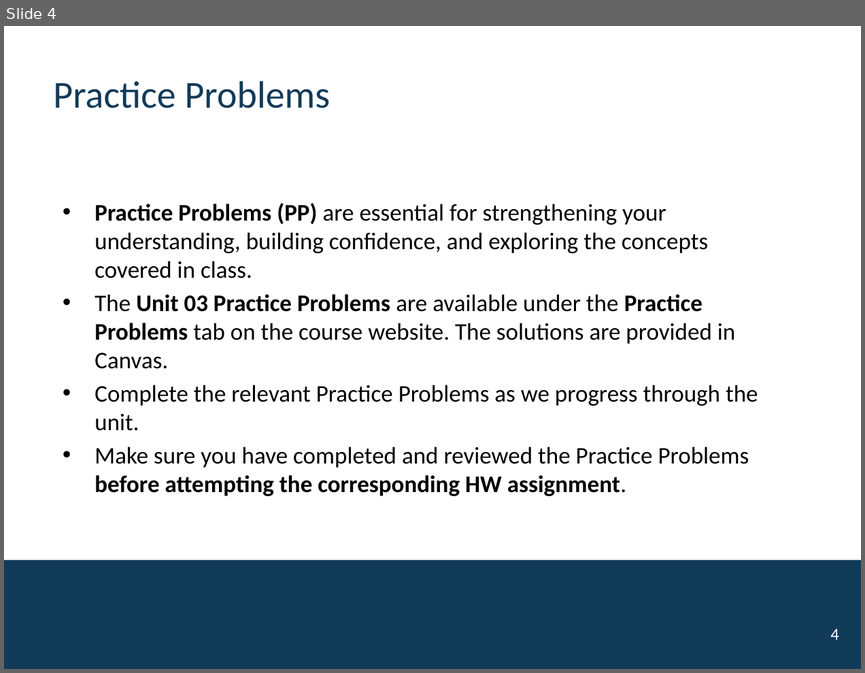
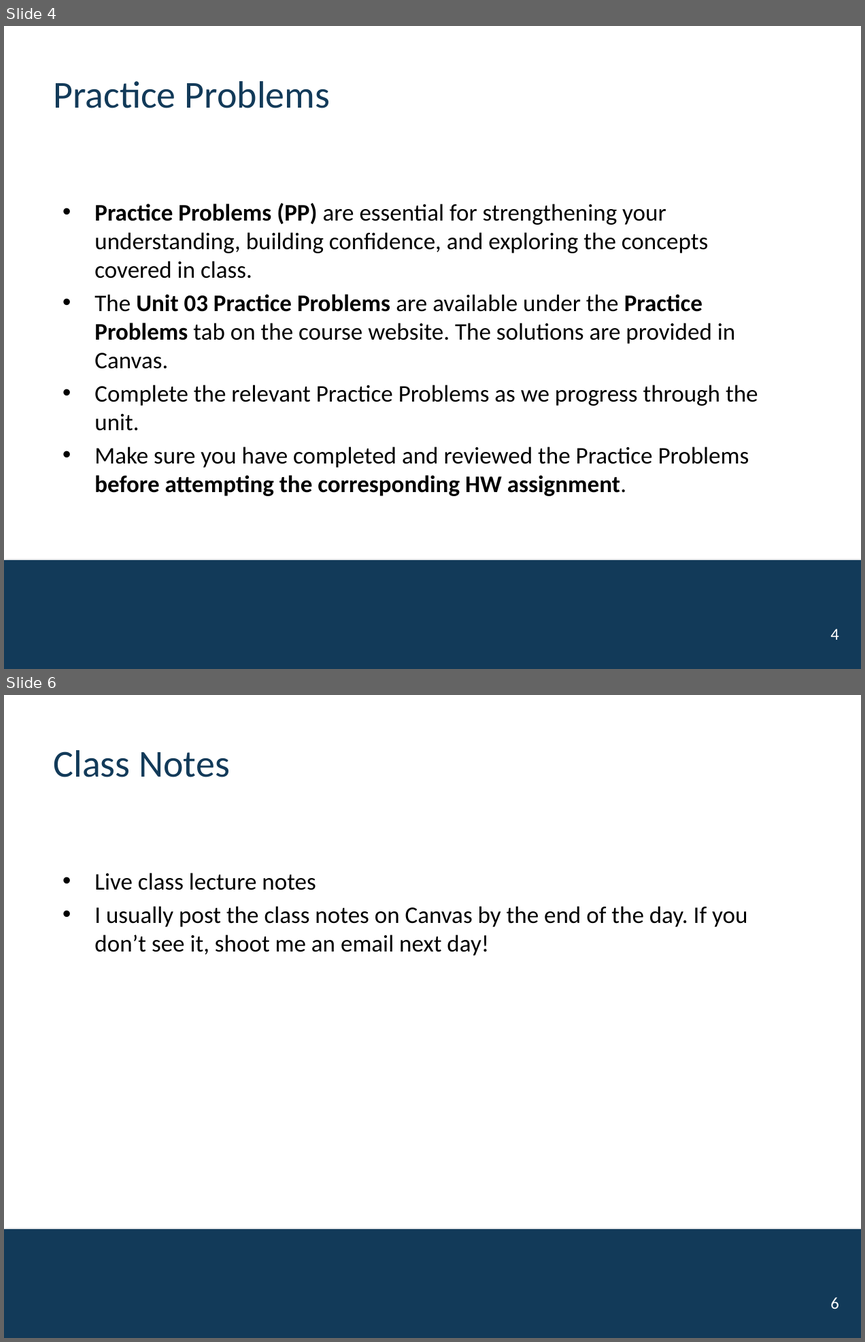
Before and after one commit to mutasim221B/CWRU-STAT-312-Fall-26, a slide deck: docs/activities/Unit-03-Probability.pptx. Shown one above the other, each under a label of ours: slide 4 before the commit, slides 4 and 6 after it; the slides between them are not shown. The pictures are 865x673 and 865x1342 pixels, drawn with LibreOffice and Linux fonts; fonts in the diff are those of the drawing; background and template pictures are left out. Boxes give left, top, right and bottom in pixels: in the first picture for what was removed or moved away, otherwise in the second. Text is boxed around its words. In the diff, an @@ line names an element or a change of style, - is before the commit and + after.

```diff
--- a/docs/activities/Unit-03-Probability.pptx
+++ b/docs/activities/Unit-03-Probability.pptx
@@ slide 6 added at <box>4,695,861,1338</box>, background #FFFFFF; not listed: 1 template element that a slide beside it also shows @@
@@ title added at <box>53,750,230,777</box>, 32 pt, text #123A59 @@
+Class Notes
@@ text added at <box>94,872,747,955</box>, 20 pt, text #000000 @@
+• Live class lecture notes
+• I usually post the class notes on Canvas by the end of the day. If you don’t see it, shoot me an email next day!
@@ page number added at <box>830,1297,838,1308</box>, 14 pt, text #FFFFFF @@
+6
```
Also in this commit, not shown: 4 other slides added, 8 other files.
